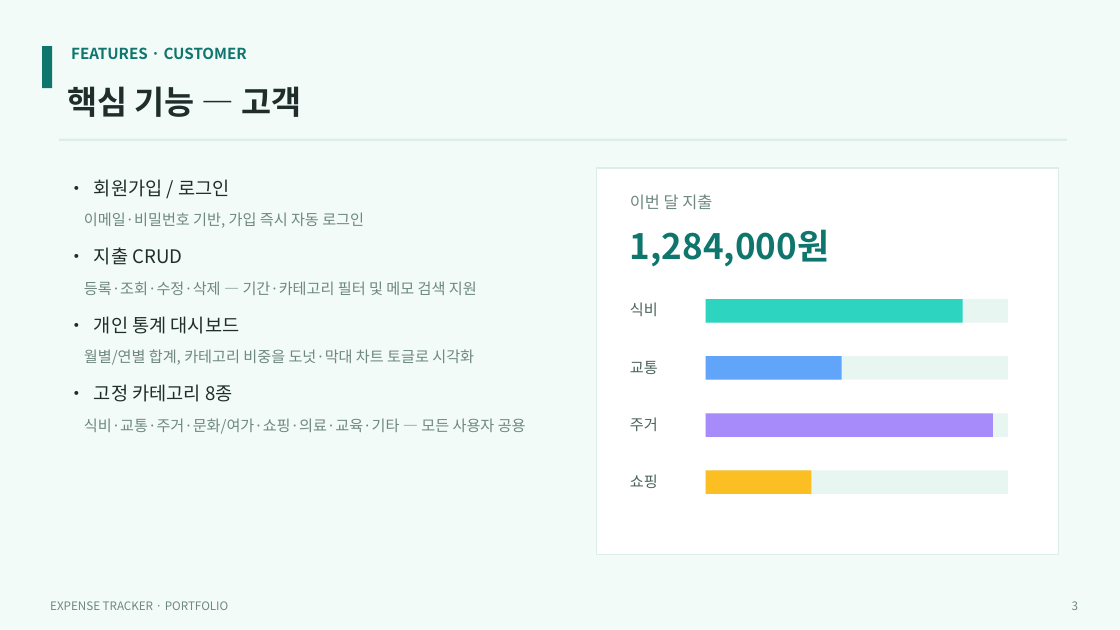
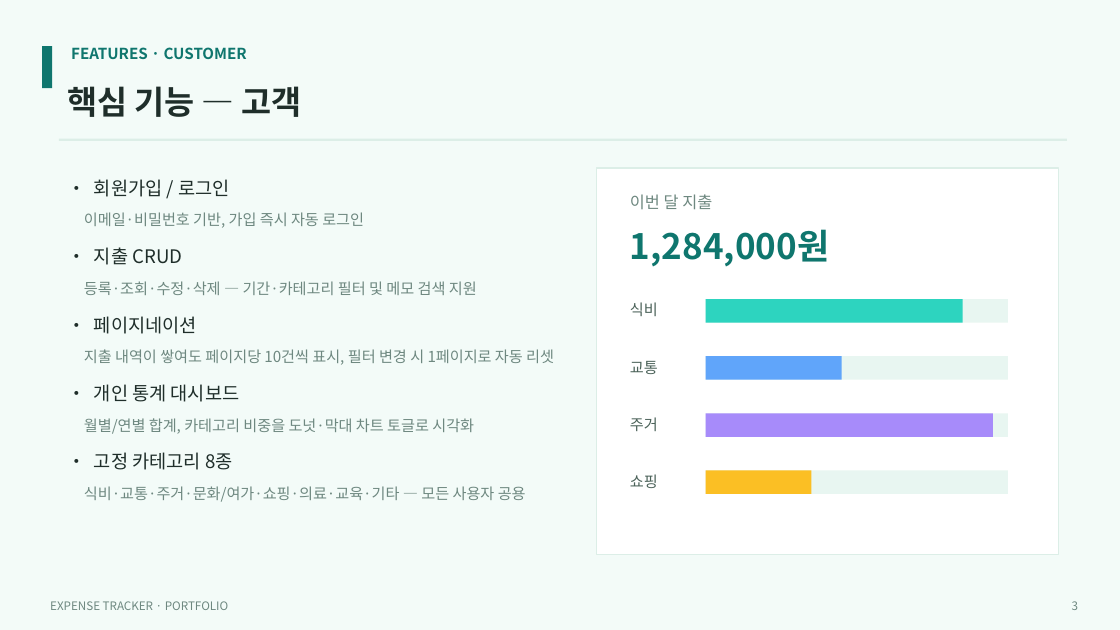
Before and after one commit to DavidLee534/expense-tracker, a slide deck: slide 3 of portfolio/expense-tracker-portfolio.pptx. Drawn at 1120x630 pixels with LibreOffice and Linux fonts; fonts in the diff are those of the drawing. Boxes give left, top, right and bottom in pixels: in the first picture for what was removed or moved away, otherwise in the second. Text is boxed around its words. In the diff, an @@ line names an element or a change of style, - is before the commit and + after.

```diff
--- a/portfolio/expense-tracker-portfolio.pptx
+++ b/portfolio/expense-tracker-portfolio.pptx
@@ text at (x1=84, y1=316, x2=554, y2=365): paragraphs added @@
+• 페이지네이션
+지출 내역이 쌓여도 페이지당 10건씩 표시, 필터 변경 시 1페이지로 자동 리셋
```
